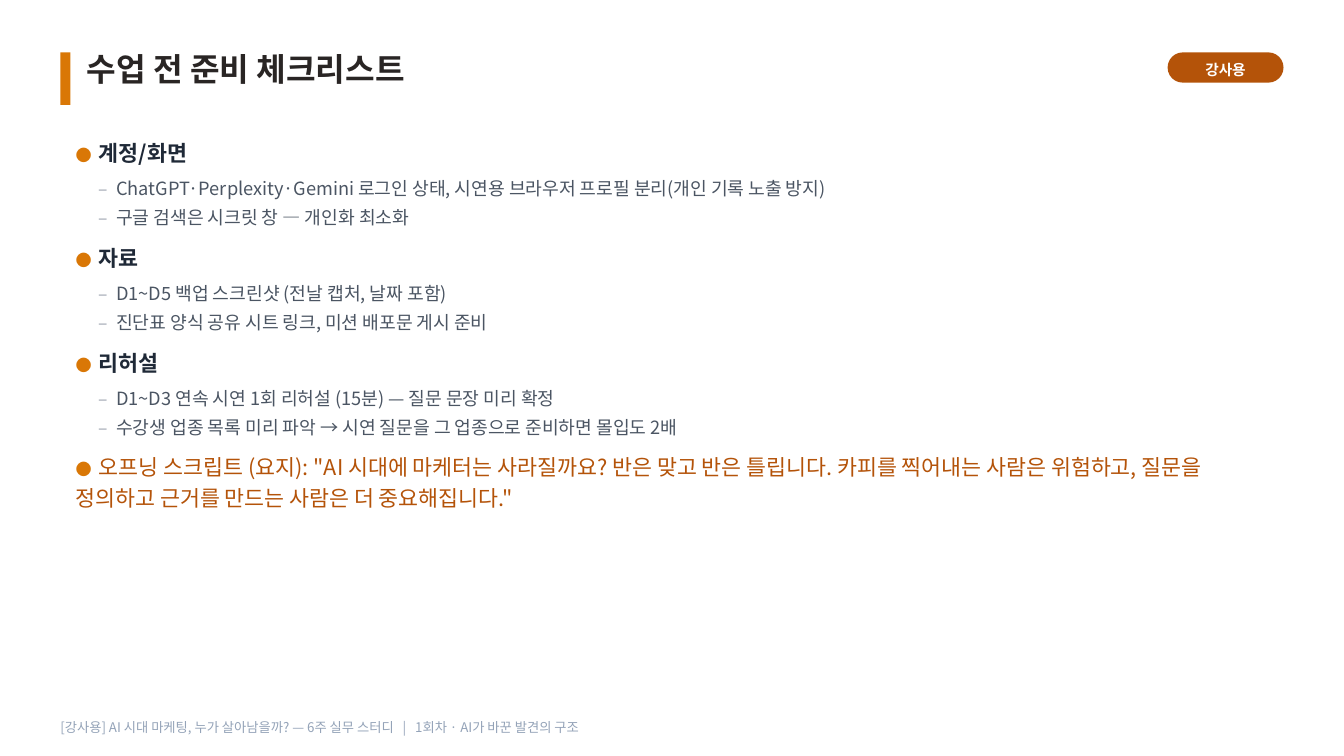
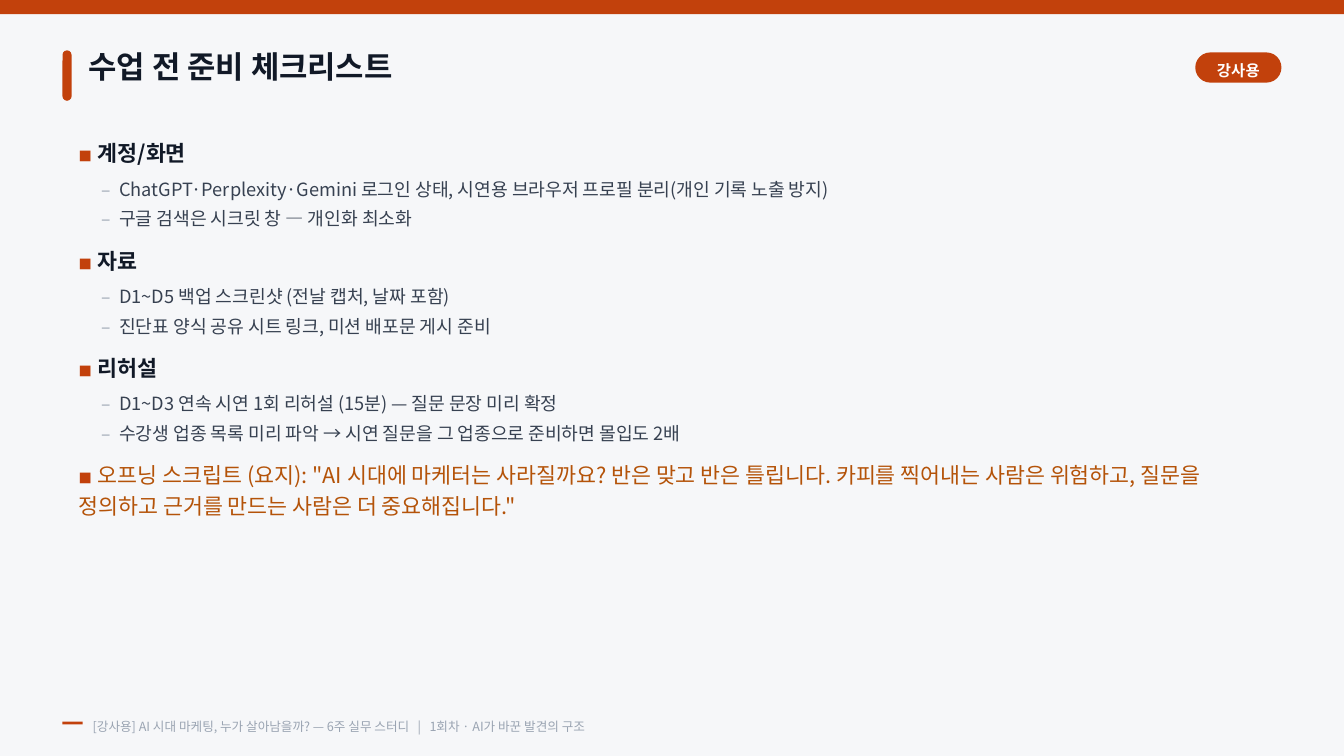
Before and after one commit to recon9973-lang/Design-resources-repository, a slide deck: slide 11 of ai-marketing-6week/강사용/1회차_강사용_미션_시연가이드.pptx (slide 10 before the commit). Drawn at 1344x756 pixels with LibreOffice and Linux fonts; fonts in the diff are those of the drawing. Boxes give left, top, right and bottom in pixels: in the first picture for what was removed or moved away, otherwise in the second. Text is boxed around its words. In the diff, an @@ line names an element or a change of style, - is before the commit and + after.

```diff
--- a/ai-marketing-6week/강사용/1회차_강사용_미션_시연가이드.pptx
+++ b/ai-marketing-6week/강사용/1회차_강사용_미션_시연가이드.pptx
@@ rectangle added at (0, 0, 1344, 756), fill #F6F7F9 @@
@@ rectangle added at (0, 0, 1344, 14), fill #C2410C @@
@@ rectangle removed at (60, 52, 71, 105) @@
@@ rounded rectangle added at (63, 50, 72, 101), fill #C2410C @@
@@ text "수업 전 준비 체크리스트" at (89, 52, 392, 81): size 23 to 22 pt, text colour #292524 to #111927; line spacing 1.12 to 1.14 @@
@@ text "강사용": place and size @@
-text "강사용" at (1205, 62, 1245, 77)
+text "강사용" at (1217, 63, 1260, 78)
@@ text "강사용" at (1217, 63, 1260, 78): size 10.5 to 11 pt, letter spacing 0 to 0.2 pt; line spacing 1.12 to 1.14 @@
@@ rounded rectangle: place and size @@
-rounded rectangle at (1168, 52, 1284, 83)
+rounded rectangle at (1196, 52, 1281, 83)
@@ rounded rectangle at (1196, 52, 1281, 83): fill #B45309 to #C2410C @@
@@ text at (98, 142, 186, 165): text changed; text colour #1F2937 to #111927 @@
-● 계정/화면
+■ 계정/화면
@@ text at (119, 181, 829, 442): text colour #9CA3AF to #9AA4B2 in "–", "–", "–", "–" and 2 more places; text colour #4B5563 to #374151 in "ChatGPT·Perplexity·Gemini 로그인 상태, 시연용 브라우저 프로필 분리(개인 ...", "구글 검색은 시크릿 창 — 개인화 최소화", "D1~D5 백업 스크린샷 (전날 캡처, 날짜 포함)", "진단표 양식 공유 시트 링크, 미션 배포문 ..." and 2 more places; line spacing 1.15 to 1.16 @@
@@ text at (98, 251, 138, 271): text changed; text colour #1F2937 to #111927 @@
-● 자료
+■ 자료
@@ text at (98, 357, 158, 378): text changed; text colour #1F2937 to #111927 @@
-● 리허설
+■ 리허설
@@ text at (79, 465, 1201, 516): text changed @@
-● 오프닝 스크립트 (요지): "AI 시대에 마케터는 사라질까요? 반은 맞고 반은 틀립니다. 카피를 찍어내는 사람은 위험하고, 질문을 정의하고 근거를 만드는 사람은 더 중요해집니다."
+■ 오프닝 스크립트 (요지): "AI 시대에 마케터는 사라질까요? 반은 맞고 반은 틀립니다. 카피를 찍어내는 사람은 위험하고, 질문을 정의하고 근거를 만드는 사람은 더 중요해집니다."
@@ text "[강사용] AI 시대 마케팅, 누가 ...": place and size @@
-text "[강사용] AI 시대 마케팅, 누가 ..." at (60, 721, 578, 734)
+text "[강사용] AI 시대 마케팅, 누가 ..." at (93, 720, 585, 733)
@@ text "[강사용] AI 시대 마케팅, 누가 ..." at (93, 720, 585, 733): size 9.5 to 9 pt, text colour #94A3B8 to #9AA4B2; line spacing 1.12 to 1.14; vertical alignment top to middle @@
@@ rectangle added at (63, 722, 83, 725), fill #C2410C @@
```
Also in this commit, not shown: 9 other slides changed, 1 slide added, 14 other files.
